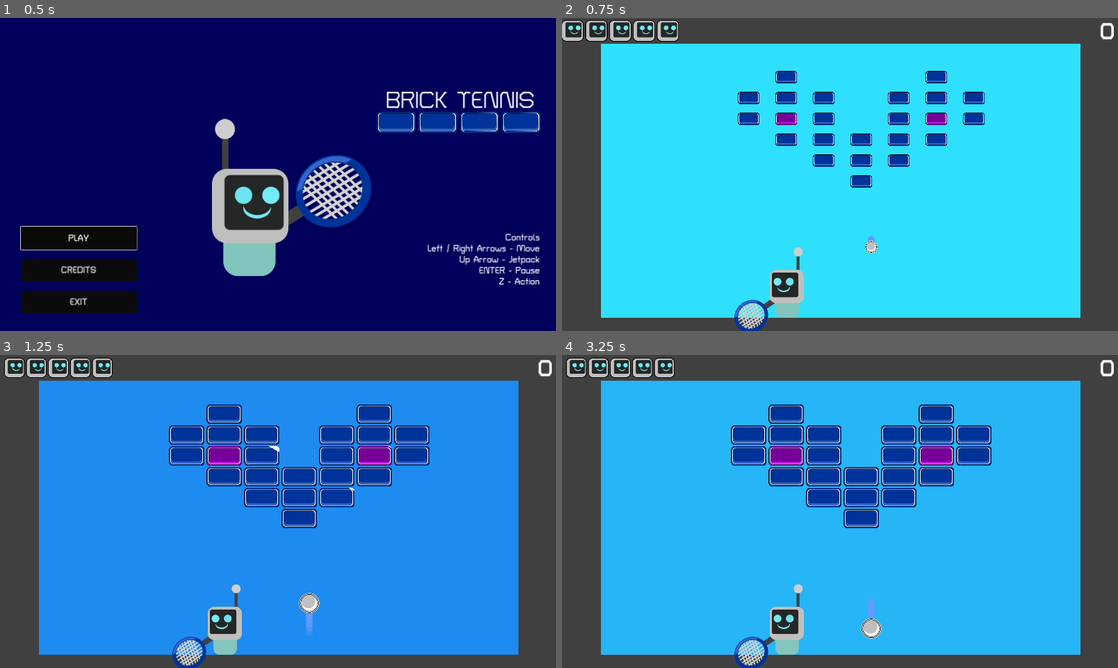
Above: before the commit, frames 1-4 (two rows, left to right).
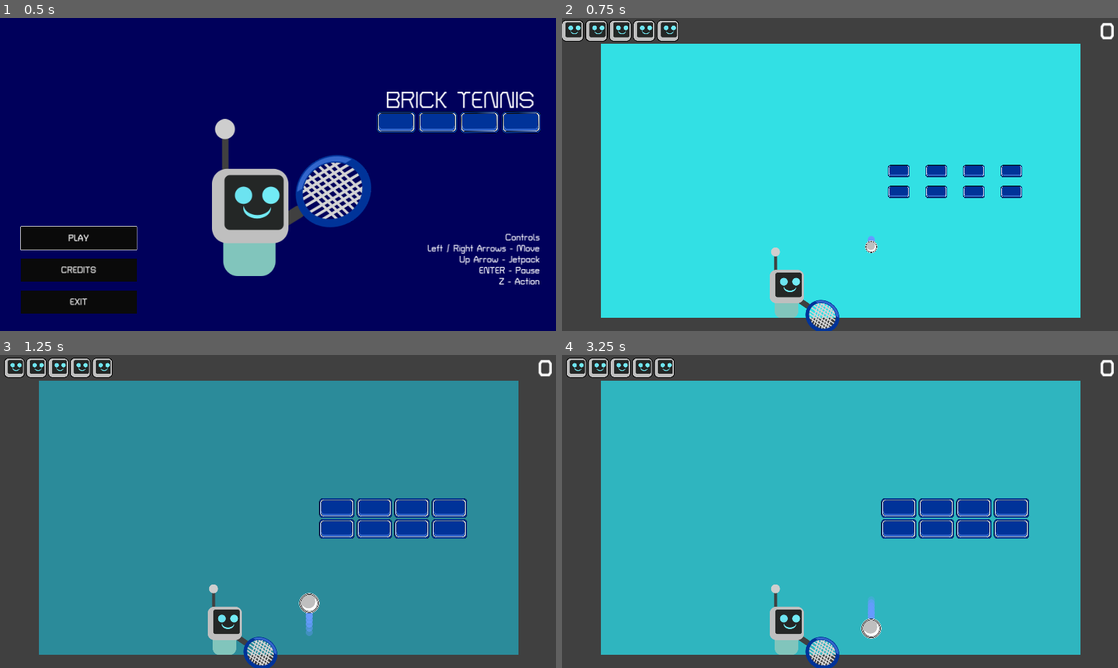
Above: after the commit, the same moments.

Repository: mathew-tran/bricktennis
Game: Godot game, scene res://Scenes/Title.tscn
The game is run twice, just before and just after one commit, with the same random seed, the same clock (stepped at 60 frames per second) and the same inputs.
Inputs:
- Up to frame 1 (0.5 s): no input
- Up to frame 2 (0.75 s): click "PLAY" at 0.5 s
- Up to frame 3 (1.25 s): no input
- Up to frame 4 (3.25 s): tap Enter (pause) at 1.25 s; hold Right (move_right) 1.28-2 s; hold Up (jetpack) 1.28-2 s; click "BACK TO MAIN MENU" at 2 s; click "PLAY" at 2.75 s

Frame 1 is identical in both runs. In frame 2, 5.9% of the frame differs, in the area x 31-83%, y 16-100%; in frame 3, 75%, in the area x 7-94%, y 8-100%; in frame 4, 75%.

Commit message:
add happy face when completing a level and animate player at the main menu

Diff:
--- /dev/null
+++ b/Art/HappyFace.svg
@@ -0,0 +1,61 @@
+<?xml version="1.0" encoding="UTF-8" standalone="no"?>
+<!-- Created with Inkscape (http://www.inkscape.org/) -->
+
+<svg
+   width="102.29129"
+   height="94.422729"
+   viewBox="0 0 27.06457 24.98268"
+   version="1.1"
+   id="svg1"
+   inkscape:version="1.3.2 (091e20e, 2023-11-25, custom)"
+   sodipodi:docname="TestScene.svg"
+   xml:space="preserve"
+   xmlns:inkscape="http://www.inkscape.org/namespaces/inkscape"
+   xmlns:sodipodi="http://sodipodi.sourceforge.net/DTD/sodipodi-0.dtd"
+   xmlns="http://www.w3.org/2000/svg"
+   xmlns:svg="http://www.w3.org/2000/svg"><sodipodi:namedview
+     id="namedview1"
+     pagecolor="#ffffff"
+     bordercolor="#000000"
+     borderopacity="0.25"
+     inkscape:showpageshadow="2"
+     inkscape:pageopacity="0.0"
+     inkscape:pagecheckerboard="0"
+     inkscape:deskcolor="#d1d1d1"
+     inkscape:document-units="mm"
+     inkscape:zoom="0.71891835"
+     inkscape:cx="147.44373"
+     inkscape:cy="801.89913"
+     inkscape:window-width="1920"
+     inkscape:window-height="1010"
+     inkscape:window-x="1699"
+     inkscape:window-y="-6"
+     inkscape:window-maximized="1"
+     inkscape:current-layer="layer1" /><defs
+     id="defs1" /><g
+     inkscape:label="Layer 1"
+     inkscape:groupmode="layer"
+     id="layer1"
+     transform="translate(-131.31969,-242.46701)"><rect
+       style="fill:#242726;fill-opacity:1;fill-rule:evenodd;stroke:none;stroke-width:0.743984;stroke-linecap:square;stroke-linejoin:round;stroke-dasharray:none;paint-order:stroke fill markers"
+       id="rect1-0"
+       width="27.064579"
+       height="24.982685"
+       x="131.31969"
+       y="242.46701"
+       ry="2.466794"
+       inkscape:export-filename="HurtFace.svg"
+       inkscape:export-xdpi="96"
+       inkscape:export-ydpi="96" /><ellipse
+       style="fill:#72ebf5;fill-opacity:1;fill-rule:evenodd;stroke-width:0.63087;stroke-linecap:square;stroke-linejoin:round;paint-order:stroke fill markers"
+       id="circle4"
+       cx="144.79454"
+       cy="258.68341"
+       rx="6.2984467"
+       ry="3.9563196" /><path
+       id="path5"
+       style="fill:#72ebf5;fill-opacity:1;fill-rule:evenodd;stroke:none;stroke-width:0.229208;stroke-linecap:square;stroke-linejoin:round;stroke-dasharray:none;paint-order:stroke fill markers"
+       d="m 134.38177,249.957 a 3.616174,2.6841702 0 0 1 -0.0998,-0.60762 3.616174,2.6841702 0 0 1 3.61617,-2.68415 3.616174,2.6841702 0 0 1 3.61617,2.68415 3.616174,2.6841702 0 0 1 -0.023,0.29611 3.616174,2.6841702 0 0 0 -3.5186,-2.08554 3.616174,2.6841702 0 0 0 -3.591,2.39705 z" /><path
+       id="path7"
+       style="fill:#72ebf5;fill-opacity:1;fill-rule:evenodd;stroke:none;stroke-width:0.229208;stroke-linecap:square;stroke-linejoin:round;stroke-dasharray:none;paint-order:stroke fill markers"
+       d="m 147.78394,249.957 a 3.616174,2.6841702 0 0 1 -0.0998,-0.60762 3.616174,2.6841702 0 0 1 3.61617,-2.68415 3.616174,2.6841702 0 0 1 3.61617,2.68415 3.616174,2.6841702 0 0 1 -0.023,0.29611 3.616174,2.6841702 0 0 0 -3.5186,-2.08554 3.616174,2.6841702 0 0 0 -3.591,2.39705 z" /></g></svg>
--- /dev/null
+++ b/Art/HurtFace.svg
@@ -0,0 +1,58 @@
+<?xml version="1.0" encoding="UTF-8" standalone="no"?>
+<!-- Created with Inkscape (http://www.inkscape.org/) -->
+
+<svg
+   width="102.29132"
+   height="94.422729"
+   viewBox="0 0 27.064578 24.98268"
+   version="1.1"
+   id="svg1"
+   inkscape:version="1.3.2 (091e20e, 2023-11-25, custom)"
+   sodipodi:docname="TestScene.svg"
+   xml:space="preserve"
+   xmlns:inkscape="http://www.inkscape.org/namespaces/inkscape"
+   xmlns:sodipodi="http://sodipodi.sourceforge.net/DTD/sodipodi-0.dtd"
+   xmlns="http://www.w3.org/2000/svg"
+   xmlns:svg="http://www.w3.org/2000/svg"><sodipodi:namedview
+     id="namedview1"
+     pagecolor="#ffffff"
+     bordercolor="#000000"
+     borderopacity="0.25"
+     inkscape:showpageshadow="2"
+     inkscape:pageopacity="0.0"
+     inkscape:pagecheckerboard="0"
+     inkscape:deskcolor="#d1d1d1"
+     inkscape:document-units="mm"
+     inkscape:zoom="0.71891835"
+     inkscape:cx="147.44373"
+     inkscape:cy="801.89913"
+     inkscape:window-width="1920"
+     inkscape:window-height="1010"
+     inkscape:window-x="1699"
+     inkscape:window-y="-6"
+     inkscape:window-maximized="1"
+     inkscape:current-layer="layer1" /><defs
+     id="defs1" /><g
+     inkscape:label="Layer 1"
+     inkscape:groupmode="layer"
+     id="layer1"
+     transform="translate(-94.205553,-242.01978)"><rect
+       style="fill:#242726;fill-opacity:1;fill-rule:evenodd;stroke:none;stroke-width:0.743984;stroke-linecap:square;stroke-linejoin:round;stroke-dasharray:none;paint-order:stroke fill markers"
+       id="rect1"
+       width="27.064579"
+       height="24.982685"
+       x="94.205551"
+       y="242.01978"
+       ry="2.466794"
+       inkscape:export-filename="HurtFace.png"
+       inkscape:export-xdpi="96"
+       inkscape:export-ydpi="96" /><path
+       id="path2"
+       style="fill:#cc0000;fill-opacity:1;fill-rule:evenodd;stroke:none;stroke-width:0.401351;stroke-linecap:square;stroke-linejoin:round;stroke-dasharray:none;paint-order:stroke fill markers"
+       d="m 101.66695,262.31823 a 6.3320548,4.7000816 0 0 1 -0.17474,-1.06398 6.3320548,4.7000816 0 0 1 6.33205,-4.70004 6.3320548,4.7000816 0 0 1 6.33205,4.70004 6.3320548,4.7000816 0 0 1 -0.0402,0.51851 6.3320548,4.7000816 0 0 0 -6.1612,-3.65187 6.3320548,4.7000816 0 0 0 -6.28798,4.19734 z" /><path
+       style="fill:none;fill-rule:evenodd;stroke:#cc0000;stroke-width:2.5;stroke-linecap:square;stroke-linejoin:round;stroke-opacity:1;paint-order:stroke fill markers"
+       d="m 100.19099,245.92333 5.59508,4.03366 -6.115562,4.42402"
+       id="path3" /><path
+       style="fill:none;fill-rule:evenodd;stroke:#cc0000;stroke-width:2.5;stroke-linecap:square;stroke-linejoin:round;stroke-opacity:1;paint-order:stroke fill markers"
+       d="m 116.61083,246.57392 -5.59508,4.03366 6.11556,4.42402"
+       id="path4" /></g></svg>
--- /dev/null
+++ b/Levels/0.tscn
@@ -0,0 +1,34 @@
+[gd_scene load_steps=3 format=3 uid="uid://c8m4kaqgkxquy"]
+
+[ext_resource type="Script" path="res://Scripts/Level.gd" id="1_6mrsf"]
+[ext_resource type="PackedScene" uid="uid://de2jnlnc8fvw3" path="res://Prefab/Brick.tscn" id="2_uxngi"]
+
+[node name="Grid" type="Panel"]
+custom_minimum_size = Vector2(1800, 800)
+script = ExtResource("1_6mrsf")
+ColorToTweenTo = Color(0.125971, 1.68367e-05, 0.133541, 1)
+metadata/_edit_lock_ = true
+
+[node name="Brick" parent="." instance=ExtResource("2_uxngi")]
+position = Vector2(1404, 580)
+
+[node name="Brick2" parent="." instance=ExtResource("2_uxngi")]
+position = Vector2(1548, 580)
+
+[node name="Brick3" parent="." instance=ExtResource("2_uxngi")]
+position = Vector2(1548, 500)
+
+[node name="Brick4" parent="." instance=ExtResource("2_uxngi")]
+position = Vector2(1404, 500)
+
+[node name="Brick5" parent="." instance=ExtResource("2_uxngi")]
+position = Vector2(1260, 580)
+
+[node name="Brick6" parent="." instance=ExtResource("2_uxngi")]
+position = Vector2(1116, 580)
+
+[node name="Brick7" parent="." instance=ExtResource("2_uxngi")]
+position = Vector2(1260, 500)
+
+[node name="Brick8" parent="." instance=ExtResource("2_uxngi")]
+position = Vector2(1116, 500)
--- a/Prefab/Player.tscn
+++ b/Prefab/Player.tscn
@@ -1,12 +1,15 @@
-[gd_scene load_steps=14 format=3 uid="uid://cn4c8ce1g64x"]
+[gd_scene load_steps=17 format=3 uid="uid://cn4c8ce1g64x"]
 
 [ext_resource type="Texture2D" uid="uid://hxbpsl2dh3w8" path="res://Art/Player.svg" id="1_cfaw8"]
 [ext_resource type="Script" path="res://Scripts/Player.gd" id="1_n0p7j"]
 [ext_resource type="PackedScene" uid="uid://dj5amtiw3t0ai" path="res://Prefab/Racket.tscn" id="1_wx2k5"]
 [ext_resource type="Texture2D" uid="uid://d1l5w241lv6el" path="res://Art/JetParticle.svg" id="4_8mxar"]
+[ext_resource type="Texture2D" uid="uid://djoeglh602igy" path="res://Art/HurtFace.svg" id="4_jfhyp"]
+[ext_resource type="Texture2D" uid="uid://dj5soc6gx2lb5" path="res://Art/HappyFace.svg" id="5_cu3j3"]
 [ext_resource type="AudioStream" uid="uid://cku7smkbb58uc" path="res://Audio/SFX/phaserDown3.mp3" id="5_j7hlr"]
 [ext_resource type="AudioStream" uid="uid://dvv3autfis714" path="res://Audio/SFX/phaserUp1.mp3" id="6_db8rx"]
 [ext_resource type="AudioStream" uid="uid://cvg045sgys01x" path="res://Audio/SFX/pepSound2.mp3" id="7_a61cv"]
+[ext_resource type="AudioStream" uid="uid://2mpf3uw1261d" path="res://Audio/SFX/phaseJump3.mp3" id="10_qw48q"]
 
 [sub_resource type="PhysicsMaterial" id="PhysicsMaterial_cnx5s"]
 rough = true
@@ -57,6 +60,19 @@
 
 [node name="Sprite2D" type="Sprite2D" parent="."]
 texture = ExtResource("1_cfaw8")
+flip_h = true
+
+[node name="HurtFace" type="Sprite2D" parent="Sprite2D"]
+visible = false
+position = Vector2(0, 8)
+texture = ExtResource("4_jfhyp")
+offset = Vector2(-6, 0)
+
+[node name="HappyFace" type="Sprite2D" parent="Sprite2D"]
+visible = false
+position = Vector2(0, 8)
+texture = ExtResource("5_cu3j3")
+offset = Vector2(-6, 0)
 
 [node name="CollisionShape2D" type="CollisionShape2D" parent="."]
 position = Vector2(0, 55.25)
@@ -94,4 +110,7 @@
 [node name="JetpackSound" type="AudioStreamPlayer2D" parent="."]
 stream = ExtResource("7_a61cv")
 
+[node name="HappySound" type="AudioStreamPlayer" parent="."]
+stream = ExtResource("10_qw48q")
+
 [connection signal="body_entered" from="HitCollision" to="." method="_on_hit_collision_body_entered"]
--- a/Scenes/Title.tscn
+++ b/Scenes/Title.tscn
@@ -1,14 +1,101 @@
-[gd_scene load_steps=10 format=3 uid="uid://c2p6xklb20ulo"]
+[gd_scene load_steps=15 format=3 uid="uid://c2p6xklb20ulo"]
 
 [ext_resource type="Script" path="res://Scripts/Title.gd" id="1_45ucs"]
 [ext_resource type="Texture2D" uid="uid://hxbpsl2dh3w8" path="res://Art/Player.svg" id="1_lqkir"]
 [ext_resource type="FontFile" uid="uid://cxrupt8serby5" path="res://Font/TurretRoad-Medium.ttf" id="2_key02"]
 [ext_resource type="AudioStream" uid="uid://ccb142gnst5yu" path="res://Audio/002_Synthwave_15k.mp3" id="3_0xw65"]
 [ext_resource type="PackedScene" uid="uid://dj5amtiw3t0ai" path="res://Prefab/Racket.tscn" id="3_xwtnk"]
+[ext_resource type="Texture2D" uid="uid://dj5soc6gx2lb5" path="res://Art/HappyFace.svg" id="4_c1jya"]
+[ext_resource type="AudioStream" uid="uid://2mpf3uw1261d" path="res://Audio/SFX/phaseJump3.mp3" id="5_k7wau"]
 [ext_resource type="Theme" uid="uid://q3v47v5i6o8y" path="res://Themes/ButtonTheme.tres" id="5_lcw7l"]
 [ext_resource type="PackedScene" uid="uid://de2jnlnc8fvw3" path="res://Prefab/Brick.tscn" id="6_x8kao"]
 [ext_resource type="PackedScene" uid="uid://dpq7okbeo1ats" path="res://Prefab/Credits.tscn" id="8_wc84v"]
 [ext_resource type="PackedScene" uid="uid://cxwicmi14f386" path="res://Prefab/Controls.tscn" id="9_vdx75"]
+
+[sub_resource type="Animation" id="Animation_i6h0f"]
+resource_name = "animate"
+length = 2.0
+tracks/0/type = "value"
+tracks/0/imported = false
+tracks/0/enabled = true
+tracks/0/path = NodePath("Sprite2D:position")
+tracks/0/interp = 1
+tracks/0/loop_wrap = true
+tracks/0/keys = {
+"times": PackedFloat32Array(0, 0.4, 0.7, 1, 2),
+"transitions": PackedFloat32Array(1, 1, 1, 1, 1),
+"update": 0,
+"values": [Vector2(864, 620), Vector2(864, 600), Vector2(864, 600), Vector2(864, 620), Vector2(864, 620)]
+}
+tracks/1/type = "value"
+tracks/1/imported = false
+tracks/1/enabled = true
+tracks/1/path = NodePath("Sprite2D/Sprite2D:visible")
+tracks/1/interp = 1
+tracks/1/loop_wrap = true
+tracks/1/keys = {
+"times": PackedFloat32Array(0, 0.2, 1.4, 2),
+"transitions": PackedFloat32Array(1, 1, 1, 1),
+"update": 1,
+"values": [false, true, false, false]
+}
+tracks/2/type = "value"
+tracks/2/imported = false
+tracks/2/enabled = true
+tracks/2/path = NodePath("Sprite2D/AudioStreamPlayer2D:playing")
+tracks/2/interp = 1
+tracks/2/loop_wrap = true
+tracks/2/keys = {
+"times": PackedFloat32Array(-0.1, 0),
+"transitions": PackedFloat32Array(1, 1),
+"update": 1,
+"values": [true, true]
+}
+
+[sub_resource type="Animation" id="Animation_t6yus"]
+length = 0.001
+tracks/0/type = "value"
+tracks/0/imported = false
+tracks/0/enabled = true
+tracks/0/path = NodePath("Sprite2D:position")
+tracks/0/interp = 1
+tracks/0/loop_wrap = true
+tracks/0/keys = {
+"times": PackedFloat32Array(0),
+"transitions": PackedFloat32Array(1),
+"update": 0,
+"values": [Vector2(864, 620)]
+}
+tracks/1/type = "value"
+tracks/1/imported = false
+tracks/1/enabled = true
+tracks/1/path = NodePath("Sprite2D/Sprite2D:visible")
+tracks/1/interp = 1
+tracks/1/loop_wrap = true
+tracks/1/keys = {
+"times": PackedFloat32Array(0),
+"transitions": PackedFloat32Array(1),
+"update": 1,
+"values": [false]
+}
+tracks/2/type = "value"
+tracks/2/imported = false
+tracks/2/enabled = true
+tracks/2/path = NodePath("Sprite2D/AudioStreamPlayer2D:playing")
+tracks/2/interp = 1
+tracks/2/loop_wrap = true
+tracks/2/keys = {
+"times": PackedFloat32Array(0),
+"transitions": PackedFloat32Array(1),
+"update": 1,
+"values": [false]
+}
+
+[sub_resource type="AnimationLibrary" id="AnimationLibrary_oarko"]
+_data = {
+"RESET": SubResource("Animation_t6yus"),
+"animate": SubResource("Animation_i6h0f")
+}
 
 [node name="Node2D" type="Node2D"]
 script = ExtResource("1_45ucs")
@@ -22,6 +109,14 @@
 show_behind_parent = true
 position = Vector2(108, 9.99997)
 rotation = -0.536603
+
+[node name="Sprite2D" type="Sprite2D" parent="Sprite2D"]
+visible = false
+position = Vector2(7, 8)
+texture = ExtResource("4_c1jya")
+
+[node name="AudioStreamPlayer2D" type="AudioStreamPlayer2D" parent="Sprite2D"]
+stream = ExtResource("5_k7wau")
 
 [node name="Label" type="Label" parent="."]
 offset_left = 1332.0
@@ -49,6 +144,8 @@
 [node name="AudioStreamPlayer2D" type="AudioStreamPlayer2D" parent="."]
 stream = ExtResource("3_0xw65")
 autoplay = true
+
+[node name="Controls Label" parent="." instance=ExtResource("9_vdx75")]
 
 [node name="VBoxContainer" type="VBoxContainer" parent="."]
 offset_left = 72.0
@@ -78,9 +175,13 @@
 [node name="Credits" parent="." instance=ExtResource("8_wc84v")]
 visible = false
 
-[node name="Controls Label" parent="." instance=ExtResource("9_vdx75")]
+[node name="AnimationPlayer" type="AnimationPlayer" parent="."]
+libraries = {
+"": SubResource("AnimationLibrary_oarko")
+}
 
 [connection signal="button_up" from="VBoxContainer/Button2" to="." method="_on_button_2_button_up"]
 [connection signal="button_up" from="VBoxContainer/Credits" to="." method="_on_credits_button_up"]
 [connection signal="button_up" from="VBoxContainer/ExitButton" to="." method="_on_exit_button_button_up"]
 [connection signal="CreditsExited" from="Credits" to="." method="_on_credits_credits_exited"]
+[connection signal="animation_finished" from="AnimationPlayer" to="." method="_on_animation_player_animation_finished"]
--- a/Scripts/GameManager.gd
+++ b/Scripts/GameManager.gd
@@ -11,7 +11,7 @@
 
 var CurrentPointsToLife = 0
 
-var Levels = [1,2]
+var Levels = [0,1,2]
 func _ready():
 	EventManager.RewardPoints.connect(GivePoints)
 	SpawnNextLevel()
--- a/Scripts/Player.gd
+++ b/Scripts/Player.gd
@@ -30,9 +30,11 @@
 	EventManager.UpdatePlayerHealth.connect(OnUpdatePlayerHealth)
 	EventManager.NewRoundStart.connect(OnNewRoundStart)
 	StartPosition = global_position
+	PlayerDirection = DIRECTION.RIGHT
 
 func OnNewRoundStart():
 	freeze = true
+	$Sprite2D/HappyFace.visible = true
 	bCanBeHurt = false
 	$HitCollision.monitoring = false
 	modulate = Color(20,20,20,.1)
@@ -44,12 +46,19 @@
 	tween2.tween_property(self, "rotation_degrees", 360, .8)
 	tween.set_trans(Tween.TRANS_QUAD)
 
-
+	PlayerDirection = DIRECTION.RIGHT
+	UpdateRacket(true)
 	await tween2.finished
 	modulate = Color.WHITE
 	$HitCollision.monitoring = true
 	freeze = false
 	bCanBeHurt = true
+
+	var timer = get_tree().create_timer(1)
+	$HappySound.pitch_scale = randf_range(.9, 1.2)
+	$HappySound.play()
+	await timer.timeout
+	$Sprite2D/HappyFace.visible = false
 
 func OnUpdatePlayerHealth(amount):
 	if bIsAlive:
@@ -102,17 +111,25 @@
 
 
 
-func UpdateRacket():
-	if bCanShoot:
+func UpdateRacket(bForce = false):
+	if bCanShoot or bForce:
 		match PlayerDirection:
 			DIRECTION.LEFT:
 				$Hand.scale = Vector2(-1,1)
 				$Hand.rotation_degrees = -DefaultHandRotation
 				PlayerSprite.flip_h = true
+				$Sprite2D/HurtFace.offset.x = -6
+				$Sprite2D/HappyFace.offset.x = -6
 			DIRECTION.RIGHT:
 				$Hand.scale = Vector2(1,1)
 				$Hand.rotation_degrees = DefaultHandRotation
 				PlayerSprite.flip_h = false
+				$Sprite2D/HurtFace.offset.x = 6
+				$Sprite2D/HappyFace.offset.x = 6
+
+
+
+
 func _input(event):
 	if bIsAlive == false:
 		return
@@ -149,8 +166,10 @@
 			return
 		if bCanBeHurt == false:
 			return
+		$HitSound.pitch_scale = randf_range(0.9, 1.2)
 		$HitSound.play()
 		bCanMove = false
+		$Sprite2D/HurtFace.visible = true
 		lock_rotation = false
 		modulate = Color.DARK_RED
 		EventManager.RewardPoints.emit(5, global_position)
@@ -176,6 +195,7 @@
 			await tween.finished
 			bCanMove = true
 			modulate = Color.WHITE
+			$Sprite2D/HurtFace.visible = false
 		else:
 			self_modulate = Color.BLACK
 
--- a/Scripts/Title.gd
+++ b/Scripts/Title.gd
@@ -5,7 +5,9 @@
 func _ready():
 	$VBoxContainer/Button2.grab_focus()
 
-
+	var timer = get_tree().create_timer(randf_range(5, 10.0))
+	await timer.timeout
+	$AnimationPlayer.play("animate")
 
 func _on_button_2_button_up():
 	get_tree().change_scene_to_file("res://Scenes/Main.tscn")
@@ -22,3 +24,9 @@
 
 func _on_credits_button_up():
 	$Credits.visible = true
+
+
+func _on_animation_player_animation_finished(anim_name):
+	var timer = get_tree().create_timer(randf_range(5, 10.0))
+	await timer.timeout
+	$AnimationPlayer.play("animate")
Not shown, added: Art/HappyFace.svg.import
Not shown, added: Art/HurtFace.svg.import
Not shown, added: Audio/SFX/phaseJump3.mp3.import
Not shown, added: Audio/SFX/phaseJump3.mp3
